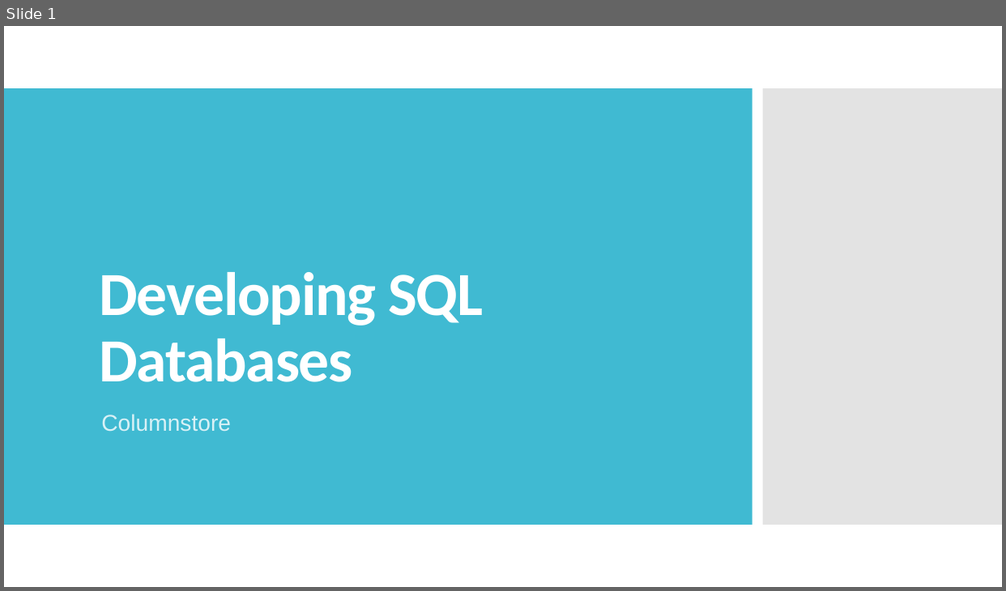
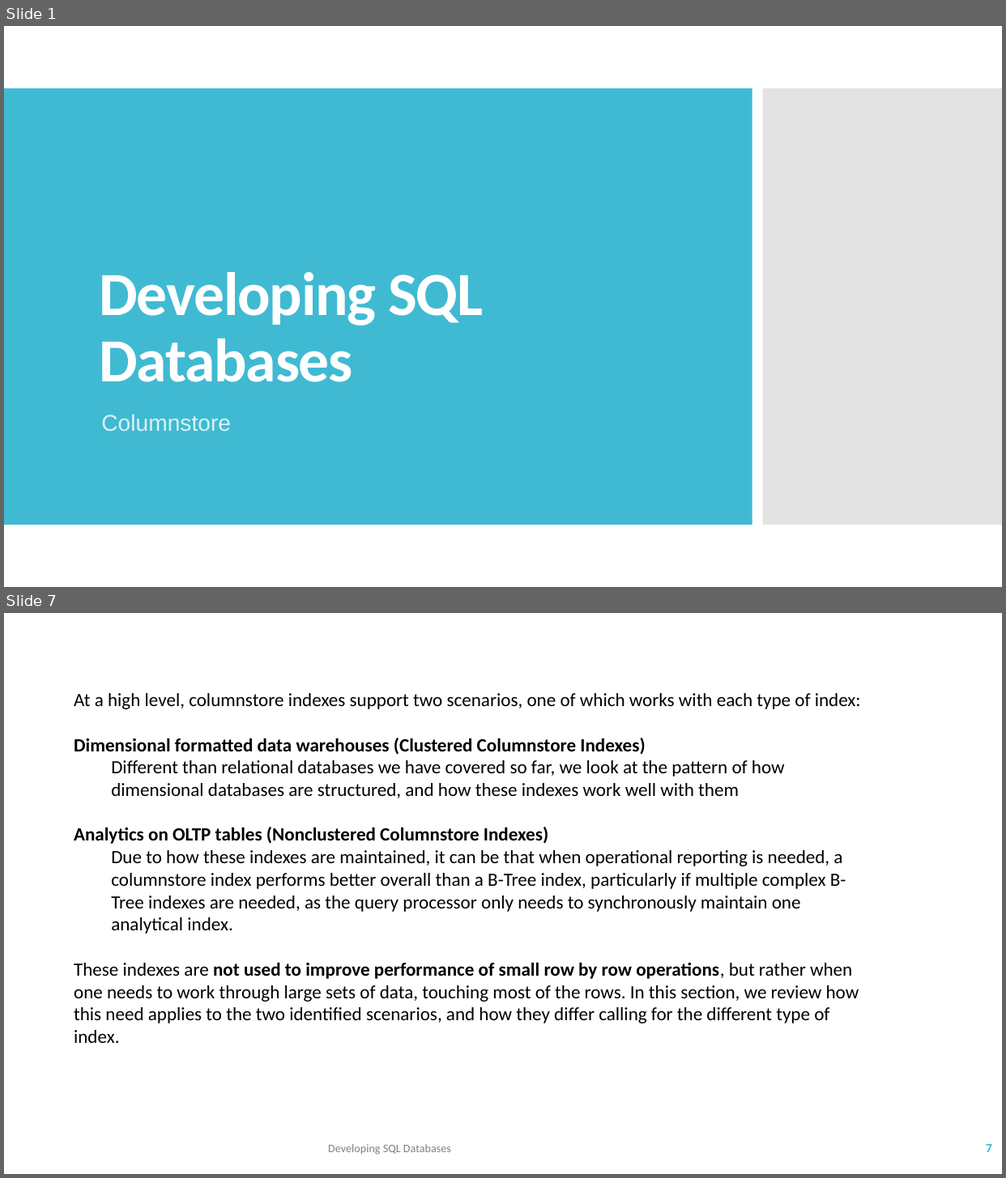
Before and after one commit to TKostyrka/70762DevSQLDB, a slide deck: DEVSQL_05_ColumnStoreIndex/DEVSQL_05_Columnstore.pptx. Shown one above the other, each under a label of ours: slide 1 before the commit, slides 1 and 7 after it; the slides between them are not shown. The pictures are 1006x591 and 1006x1178 pixels, drawn with LibreOffice and Linux fonts; fonts in the diff are those of the drawing. Boxes give left, top, right and bottom in pixels: in the first picture for what was removed or moved away, otherwise in the second. Text is boxed around its words. In the diff, an @@ line names an element or a change of style, - is before the commit and + after.

```diff
--- a/DEVSQL_05_ColumnStoreIndex/DEVSQL_05_Columnstore.pptx
+++ b/DEVSQL_05_ColumnStoreIndex/DEVSQL_05_Columnstore.pptx
@@ slide 7 added at box(4, 613, 1002, 1174), background #FFFFFF @@
@@ text added at box(74, 693, 861, 1043), 18 pt, text #000000 @@
+At a high level, columnstore indexes support two scenarios, one of which works with each type of index:
+Dimensional formatted data warehouses (Clustered Columnstore Indexes)
+  Different than relational databases we have covered so far, we look at the pattern of how dimensional databases are structured, and how these indexes work well with them
+Analytics on OLTP tables (Nonclustered Columnstore Indexes)
+  Due to how these indexes are maintained, it can be that when operational reporting is needed, a columnstore index performs better overall than a B-Tree index, particularly if multiple complex B-Tree indexes are needed, as the query processor only needs to synchronously maintain one analytical index.
+These indexes are not used to improve performance of small row by row operations, but rather when one needs to work through large sets of data, touching most of the rows. In this section, we review how this need applies to the two identified scenarios, and how they differ calling for the different type of index.
@@ text added at box(328, 1144, 451, 1155), 11 pt, text #808080 @@
+Developing SQL Databases
@@ page number added at box(986, 1144, 992, 1152), 12 pt, text #40BAD2, bold @@
+7
```
Also in this commit, not shown: 1 slide changed, 7 other slides added, 2 other files.
